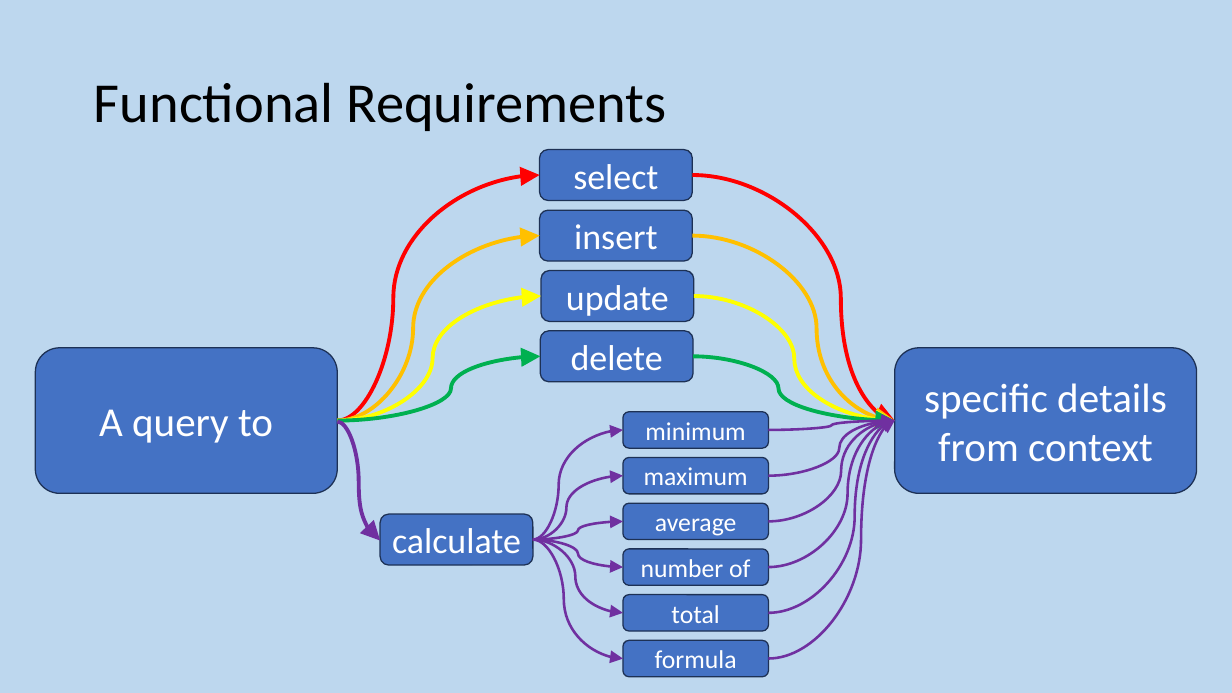
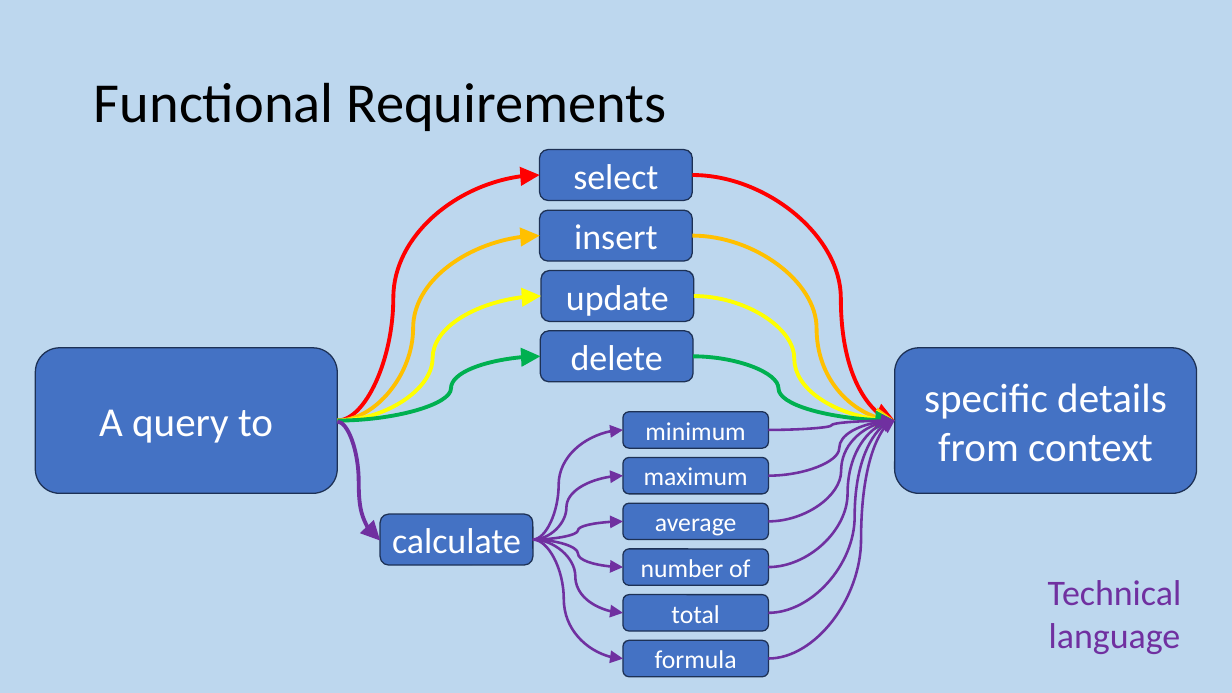
Before and after one commit to MrFriendCS/MrFriendCS.github.io, a slide deck: slide 77 of higher/ddd/H CS DDD Slides.pptx. Drawn at 1232x693 pixels with LibreOffice and Linux fonts; fonts in the diff are those of the drawing. Boxes give left, top, right and bottom in pixels: in the first picture for what was removed or moved away, otherwise in the second. Text is boxed around its words. In the diff, an @@ line names an element or a change of style, - is before the commit and + after.

```diff
--- a/higher/ddd/H CS DDD Slides.pptx
+++ b/higher/ddd/H CS DDD Slides.pptx
@@ text added at box(1048, 580, 1182, 654), 28 pt, text #7030A0 @@
+Technical language
```
Also in this commit, not shown: 2 other slides changed, 12 other files.
